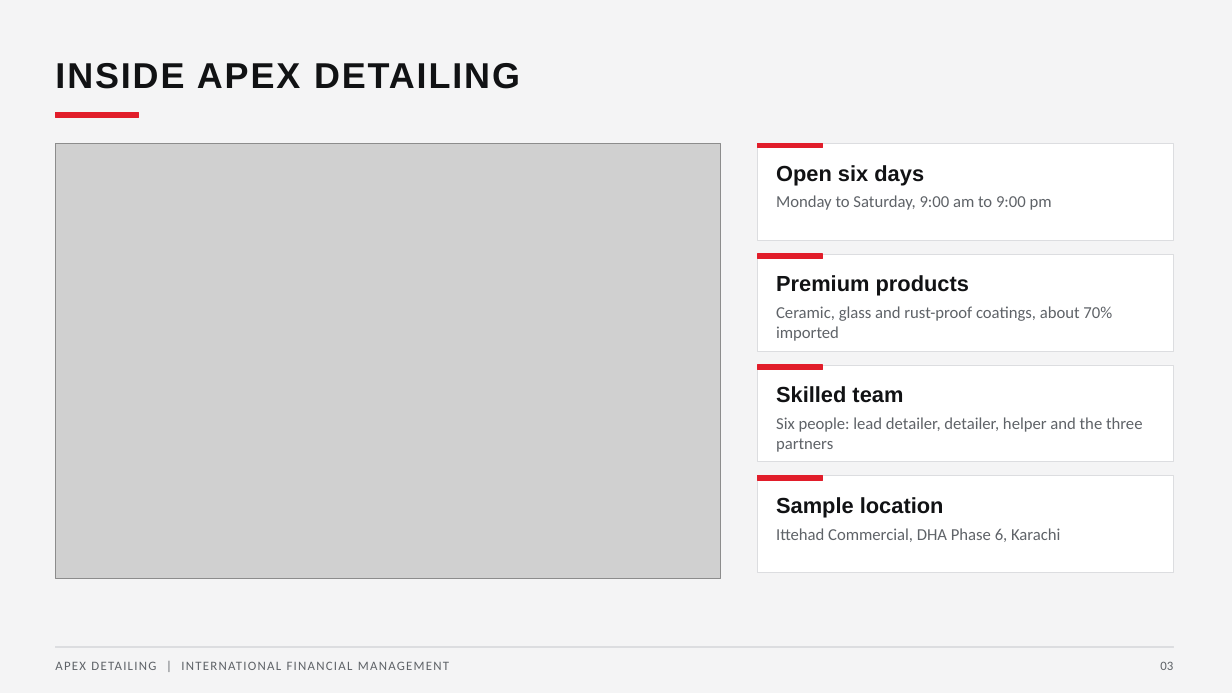
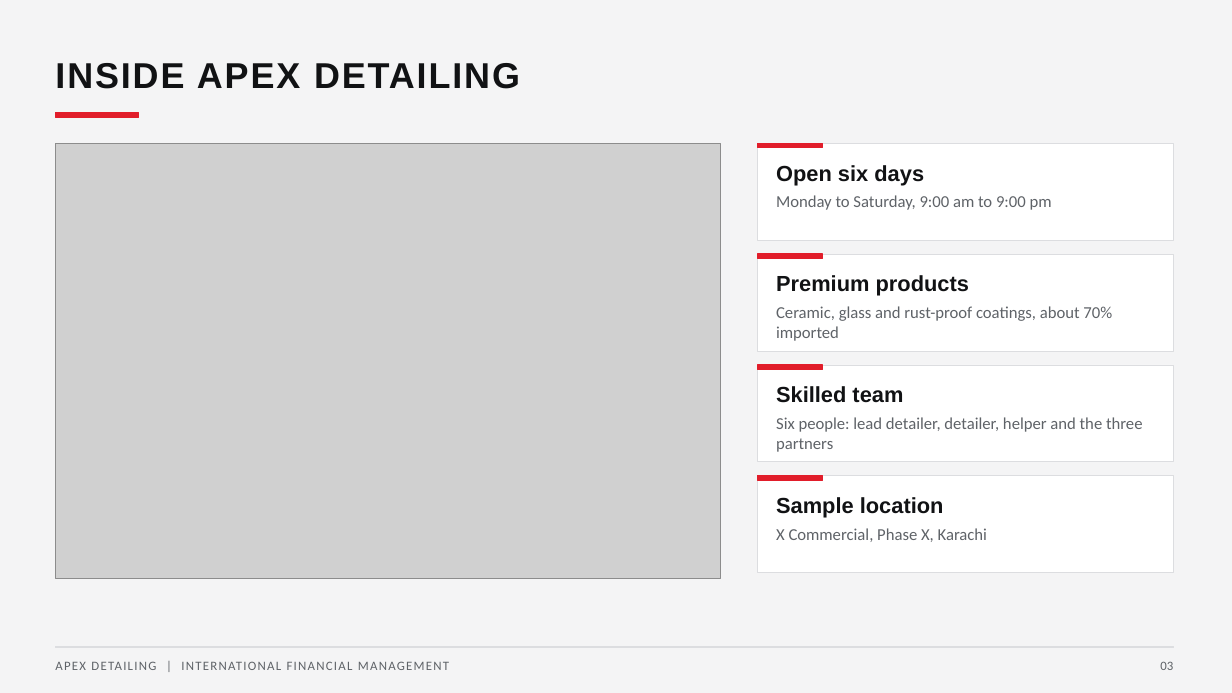
Before and after one commit to stdrao19946-code/apex_detailing, a slide deck: slide 3 of Apex_Detailing_Startup_Plan.pptx. Drawn at 1232x693 pixels with LibreOffice and Linux fonts; fonts in the diff are those of the drawing; grey boxes stand for pictures. Boxes give left, top, right and bottom in pixels: in the first picture for what was removed or moved away, otherwise in the second. Text is boxed around its words. In the diff, an @@ line names an element or a change of style, - is before the commit and + after.

```diff
--- a/Apex_Detailing_Startup_Plan.pptx
+++ b/Apex_Detailing_Startup_Plan.pptx
@@ text at bbox=[776, 528, 987, 542]: text changed @@
-Ittehad Commercial, DHA Phase 6, Karachi
+X Commercial, Phase X, Karachi
```
Also in this commit, not shown: 2 other files.
